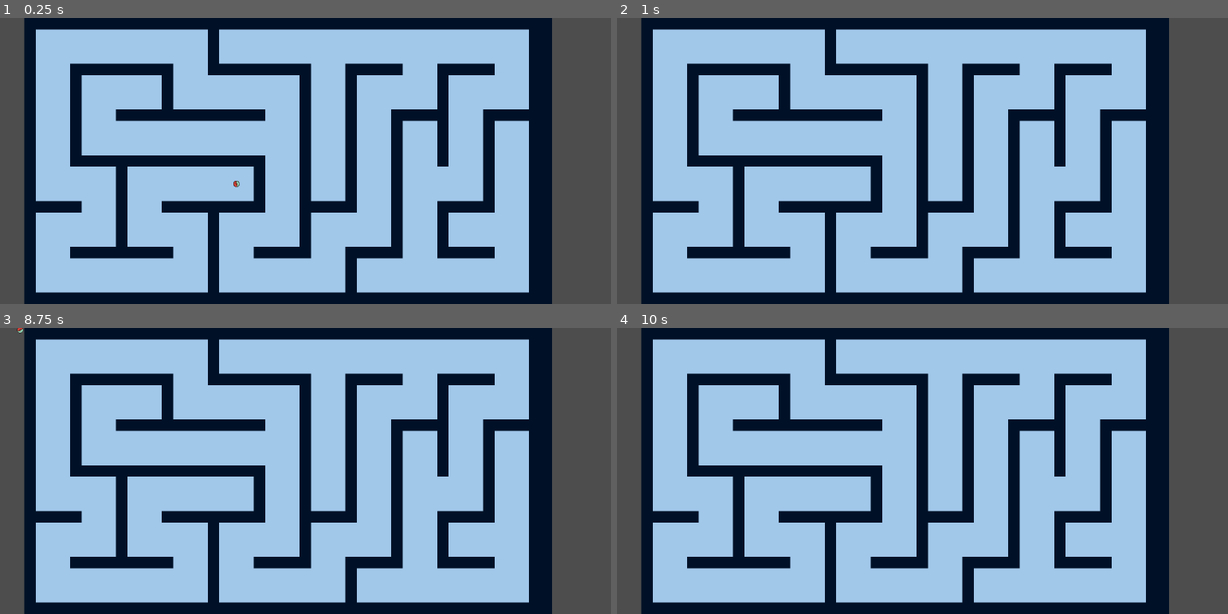
Above: before the commit, frames 1-4 (two rows, left to right).
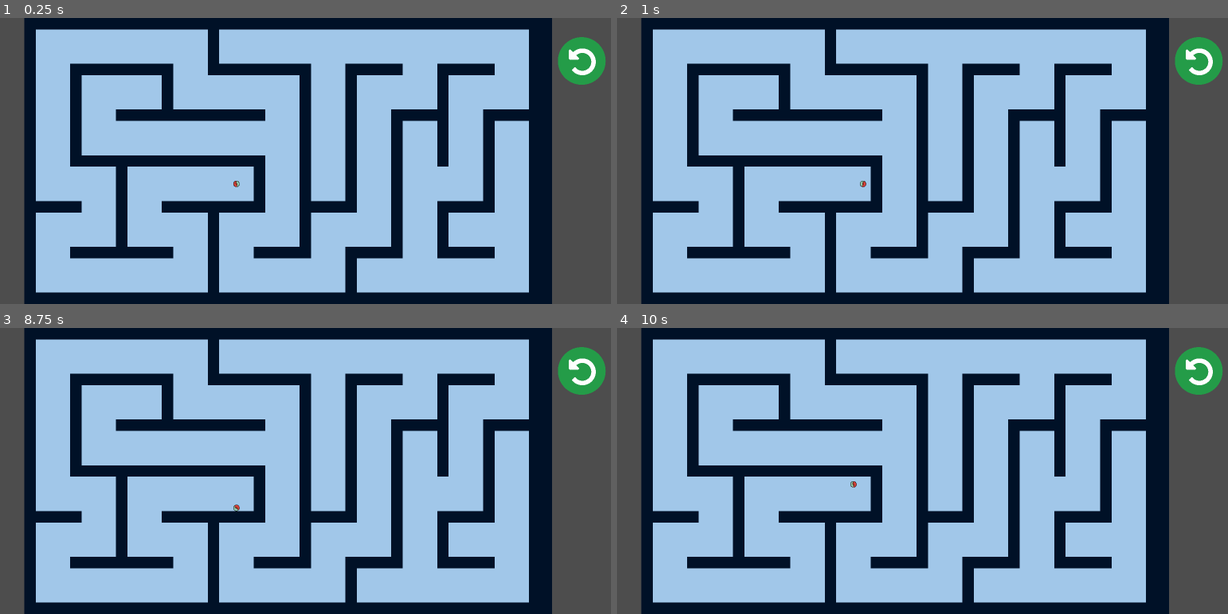
Above: after the commit, the same moments.

Repository: Herovero/GyroMaze
Game: Godot game, scene res://Scenes/gyromazegen.tscn
The game is run twice, just before and just after one commit, with the same random seed, the same clock (stepped at 60 frames per second) and the same inputs.
Inputs (mouse positions are in pixels of both pictures, inside the frame that each line leads up to):
- Up to frame 1 (0.25 s): no input
- Up to frame 2 (1 s): tap Enter (ui_accept) at 0.5 s; move the mouse to (1050, 146) at 0.52 s; hold Right (ui_right) from 0.53 s (still down); hold Enter (ui_accept) from 0.53 s (still down); click (1050, 146) at 0.67 s
- Up to frame 3 (8.75 s): move the mouse to (164, 485) at 1.27 s; release Right (ui_right) at 1.28 s; release Enter (ui_accept) at 1.28 s; hold Down (ui_down) 1.28-2.03 s; tap Enter (ui_accept) at 1.35, 1.52, 1.82, 2, 2.85, 3.02, 3.32, 3.5, 4.35, 4.52, 4.82, 5.85, 6.02, 6.32, 6.5, 7.35, 7.52, 7.82 s; click (164, 485) at 1.42 s; move the mouse to (354, 408) at 2.02 s; hold Right (ui_right) 2.03-2.78 s; hold Enter (ui_accept) 2.03-2.78 s; click (354, 408) at 2.17 s; move the mouse to (262, 528) at 2.77 s; hold Up (ui_up) 2.78-3.53 s; click (262, 528) at 2.92 s; move the mouse to (482, 513) at 3.52 s; hold Enter (ui_accept) 3.53-4.28 s; hold Left (ui_left) 3.53-5.03 s; click (482, 513) at 3.67 s; move the mouse to (103, 428) at 4.27 s; click (103, 428) at 4.42 s; move the mouse to (323, 471) at 5.02 s; hold Down (ui_down) 5.03-5.78 s; hold Enter (ui_accept) 5.03-5.78 s; click (323, 471) at 5.17 s; move the mouse to (195, 399) at 5.77 s; hold Right (ui_right) 5.78-6.53 s; click (195, 399) at 5.92 s; move the mouse to (433, 456) at 6.52 s; hold Up (ui_up) 6.53-7.28 s; hold Enter (ui_accept) 6.53-7.28 s; click (433, 456) at 6.67 s; move the mouse to (164, 485) at 7.27 s; hold Right (ui_right) 7.28-8.03 s; click (164, 485) at 7.42 s; move the mouse to (354, 408) at 8.02 s; hold Down (ui_down) from 8.03 s (still down); hold Enter (ui_accept) from 8.03 s (still down); click (354, 408) at 8.17 s
- Up to frame 4 (10 s): move the mouse to (879, 528) at 8.77 s; release Down (ui_down) at 8.78 s; release Enter (ui_accept) at 8.78 s; hold Left (ui_left) 8.78-9.53 s; tap Enter (ui_accept) at 8.85, 9.02, 9.32 s; click (879, 528) at 8.92 s; move the mouse to (1099, 513) at 9.52 s; hold Up (ui_up) from 9.53 s (still down); hold Enter (ui_accept) from 9.53 s (still down); click (1099, 513) at 9.67 s

The runs differ from the first frame. In frame 1, 1.0% of the frame differs, in the area x 91-100%, y 6-24%; in frame 2, 1.1%; in frame 3, 1.1%, in the area x 2-100%, y 0-65%; in frame 4, 1.1%.

Commit message:
Added a restart button for prototype test

Diff:
--- a/Scenes/gyromazegen.tscn
+++ b/Scenes/gyromazegen.tscn
@@ -1,9 +1,10 @@
-[gd_scene load_steps=5 format=3 uid="uid://cpv02exs4ywq1"]
+[gd_scene load_steps=6 format=3 uid="uid://cpv02exs4ywq1"]
 
 [ext_resource type="PackedScene" uid="uid://b7xfpi740plyc" path="res://Scenes/player.tscn" id="1_m8whx"]
 [ext_resource type="PackedScene" uid="uid://dlokkw0eow7kh" path="res://Scenes/maze_test2.tscn" id="1_ri278"]
 [ext_resource type="Script" uid="uid://74qm3demslqu" path="res://Scripts/mazegen3.gd" id="2_ri278"]
 [ext_resource type="PackedScene" uid="uid://bgg64hwixo074" path="res://Scenes/pause_button.tscn" id="2_skii6"]
+[ext_resource type="Texture2D" uid="uid://b7ck8twawfxri" path="res://Assets/uis/restart_button.png" id="5_ri278"]
 
 [node name="Node2D" type="Node2D"]
 
@@ -34,3 +35,8 @@
 grow_vertical = 1
 metadata/_edit_group_ = true
 metadata/_edit_use_anchors_ = true
+
+[node name="ResetButton" type="TouchScreenButton" parent="."]
+position = Vector2(6699, 241)
+texture_normal = ExtResource("5_ri278")
+action = "ui_accept"
--- a/Scripts/mazegen3.gd
+++ b/Scripts/mazegen3.gd
@@ -1,7 +1,7 @@
 extends Sprite2D
 
 # --- CONFIGURATION ---
-var map_width = 46  # Make this larger now since we are using more tiles per room!
+var map_width = 46
 var map_height = 25
 
 # How wide (in tiles) should the path be?
@@ -22,7 +22,7 @@
 signal done
 
 @onready var Maze = $"../maze"
-# IMPORTANT: Reset this to 16 * Scale. Don't multiply by path_thickness here.
+
 var effective_tile_size = 16 * 9.0
 
 func _ready() -> void:
@@ -40,7 +40,7 @@
 	var random_y = (randi() % possible_rooms_y) * step_size + 1
 	maze_pos = Vector2i(random_x, random_y)
 
-	# Step 3: Dig the STARTING Room (It needs to be a block now!)
+	# Step 3: Dig the STARTING Room
 	dig_room(maze_pos, tile_v)
 
 	generate_maze()
@@ -53,7 +53,6 @@
 		for y in range(map_height):
 			Maze.set_cell(Vector2i(x, y), 0, tile_n)
 
-# --- HELPER: DIGS A SQUARE ROOM INSTEAD OF 1 TILE ---
 func dig_room(center_pos: Vector2i, tile_type: Vector2i):
 	# We dig a square starting from the top-left of the current "cell"
 	for x in range(path_thickness):
@@ -93,7 +92,6 @@
 		else:
 			var dir = dlist.pick_random()
 
-			# --- THE FIX: Dig a Bridge ---
 			# We are moving from 'maze_pos' to 'maze_pos + (dir * step_size)'
 			# We need to clear everything in between.
 
@@ -139,3 +137,6 @@
 
 		player.global_position = start_pixel_pos
 		player.linear_velocity = Vector2.ZERO
+
+		if player.has_method("set_start_position"):
+			player.set_start_position(start_pixel_pos)
--- a/Scripts/player.gd
+++ b/Scripts/player.gd
@@ -12,12 +12,18 @@
 
 var shader_material: ShaderMaterial
 
+# Remember where the player should reset position to
+var current_start_pos = Vector2.ZERO
+
 # Called when the node enters the scene tree for the first time.
 func _ready():
 	shader_material = sprite_2d.material as ShaderMaterial
 
+func set_start_position(pos: Vector2):
+	current_start_pos = pos
+
 # Called every frame. 'delta' is the elapsed time since the previous frame.
-func _process(delta):
+func _physics_process(delta):
 	var input_direction = Vector2.ZERO
 
 	if OS.has_feature("mobile"):
@@ -62,9 +68,7 @@
 	sprite_2d.rotation += total_spin
 
 func _input(event):
-	if event is InputEventScreenTouch and event.pressed:
-		reset_position()
-	elif event.is_action_pressed("ui_accept"):
+	if event.is_action_pressed("ui_accept"):
 		reset_position()
 
 # 1. Trigger the flag
@@ -75,7 +79,7 @@
 func _integrate_forces(state):
 	if should_reset:
 		# Teleport the body
-		state.transform.origin = Vector2(0, 0)
+		state.transform.origin = current_start_pos
 
 		# Kill all momentum (stop it from flying)
 		state.linear_velocity = Vector2.ZERO
--- a/project.godot
+++ b/project.godot
@@ -21,6 +21,10 @@
 window/size/viewport_height=1080
 window/stretch/mode="viewport"
 
+[filesystem]
+
+import/blender/enabled=false
+
 [global_group]
 
 Holes=""
@@ -38,6 +42,8 @@
 
 sensors/enable_accelerometer=true
 sensors/enable_gravity=true
+pointing/emulate_touch_from_mouse=true
+pointing/emulate_mouse_from_touch=false
 
 [rendering]
 
Binary file added: Assets/uis/restart_button.png
Not shown, added: Assets/uis/restart_button.png.import
